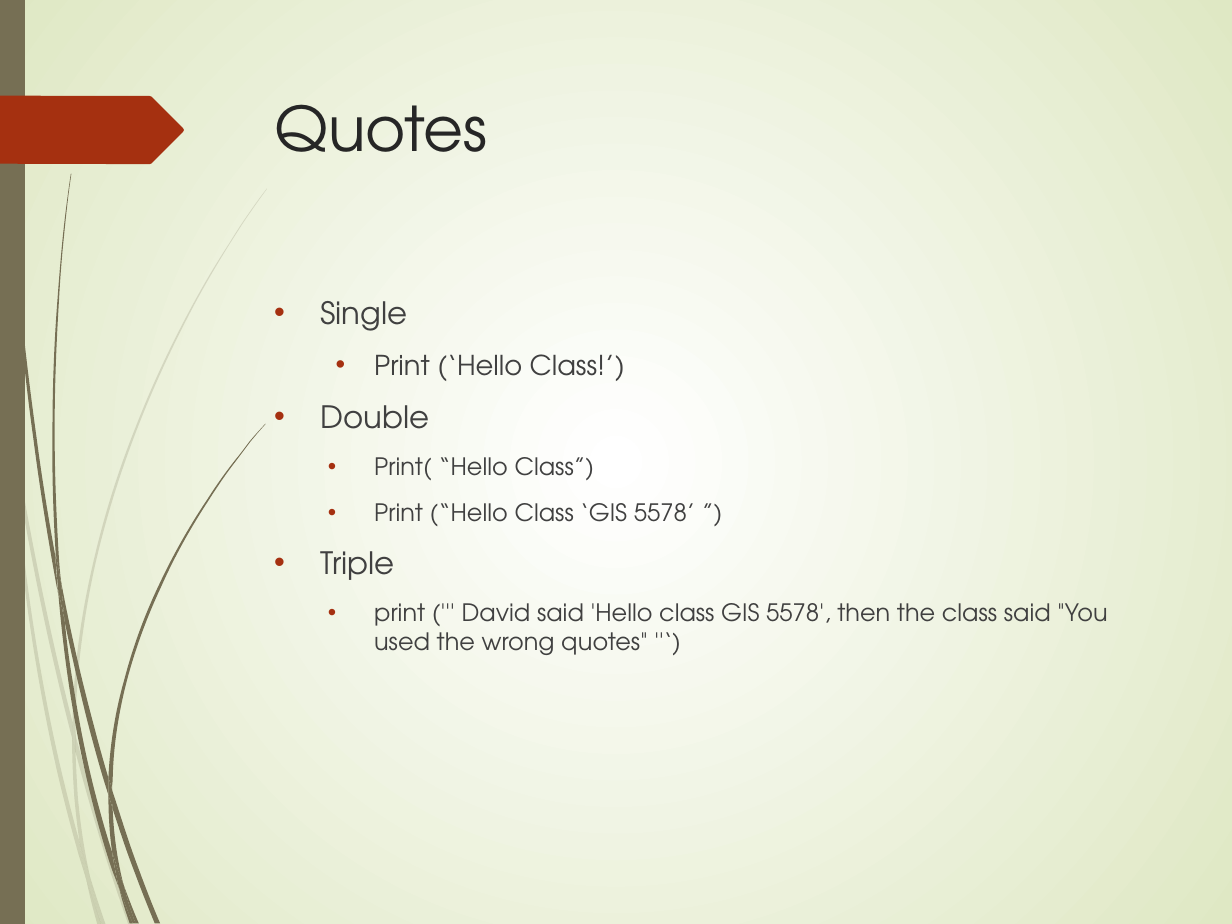
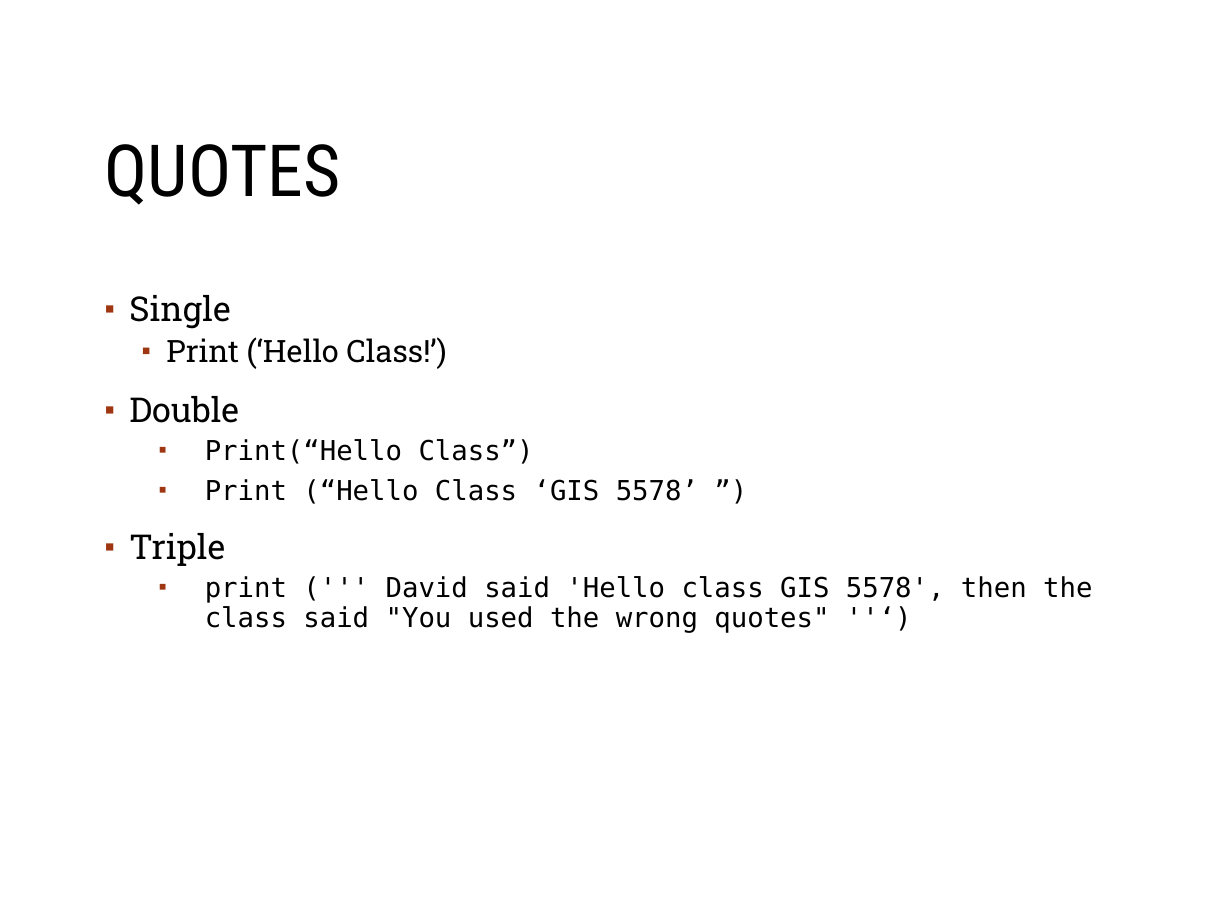
Before and after one commit to MGIS-UMN-GIS5577/GIS5578-week2, a slide deck: slide 4 of week2_strings.odp. Drawn at 1232x924 pixels with LibreOffice and Linux fonts; fonts in the diff are those of the drawing; background and template pictures are left out. Boxes give left, top, right and bottom in pixels: in the first picture for what was removed or moved away, otherwise in the second. Text is boxed around its words. In the diff, an @@ line names an element or a change of style, - is before the commit and + after.

```diff
--- a/week2_strings.odp
+++ b/week2_strings.odp
@@ background gradient #FFFFFF to #DFE8C4 to #FFFFFF @@
@@ freeform shape removed at [0,0,25,924] @@
@@ title "QUOTES" at [105,144,341,205]: vertical alignment top to middle @@
@@ freeform shape removed at [0,96,184,165] @@
@@ title at [105,144,341,205]: text changed; size 36 to 42 pt; font TeX Gyre Adventor to Roboto Condensed; text colour #262626 to #000000 @@
-Quotes
+QUOTES
@@ text "Single": place and size @@
-text "Single" at [320,301,1107,655]
+text "Single" at [129,295,1092,633]
@@ text at [129,295,1092,633]: size 18 to 20 pt in "Single", "Double", "Triple"; font TeX Gyre Adventor to Roboto Slab in "Single", "Print (‘Hello Class!’)", "Double", "Triple"; text colour #404040 to #000000 in "Single", "Print (‘Hello Class!’)", "Double", "Print (“Hello Class ‘GIS 5578’ ”)" and 2 more places; size 16 to 18 pt in "Print (‘Hello Class!’)"; size 14 to 16 pt, font TeX Gyre Adventor to DejaVu Sans Mono in "Print (“Hello Class ‘GIS 5578’ ”)", "print (''' David said 'Hello class GIS ..."; bullet • to ▪; line spacing 1 to 0.9; more space between paragraphs; bullet colour #A53010 to #9E3611; less space between paragraphs @@
@@ text at [205,439,534,464]: text changed; size 14 to 16 pt; font TeX Gyre Adventor to DejaVu Sans Mono; text colour #404040 to #000000 @@
-    • Print( “Hello Class”)
+    ▪ Print(“Hello Class”)
@@ group removed at [0,31,267,924]: 12 freeform shapes @@
@@ group removed at [2,0,266,924]: 12 freeform shapes @@
@@ freeform shape added at [1153,848,1196,891], outline #FFFFFF 0.99 pt @@
```
Also in this commit, not shown: 12 other slides changed, 2 slides added, 1 slide removed, 1 other file.
